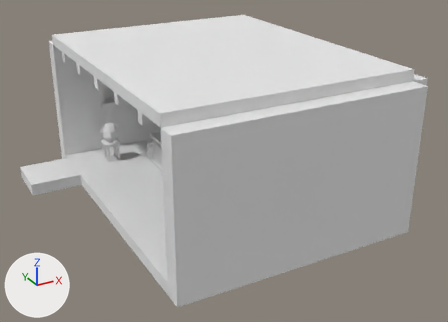
The OBJ model projects/hichaukitoden-game/assets/environments/st_maria_town/alicias_padaria_3d/environment.obj as it was, and as the next commit left it.
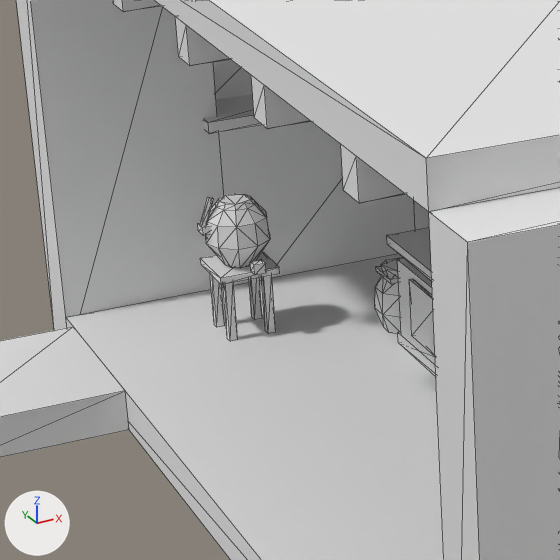
There are two pictures of each version: one whole from a 50 mm lens placed at (-6.65, -11.09, 8.09), pointed at (1.21, 3.21, 0.94), one close up on the part from 11% to 44% of the width and 22% to 68% of the height. Every picture has the same lights, and +X, +Y and +Z are marked at lower left. The first two pictures are the older version. The close-ups show mesh edges as thin lines. Where no turn or scale is listed for an object, it has been applied to the vertices. Vertices at exactly the same position are counted once.

Names of what the first close-up shows: 'environment'.
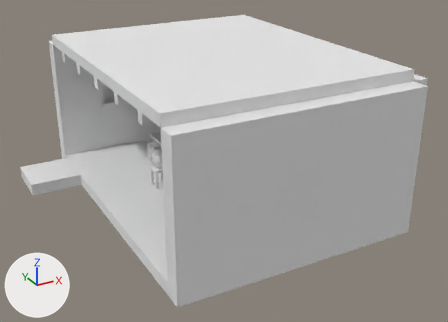
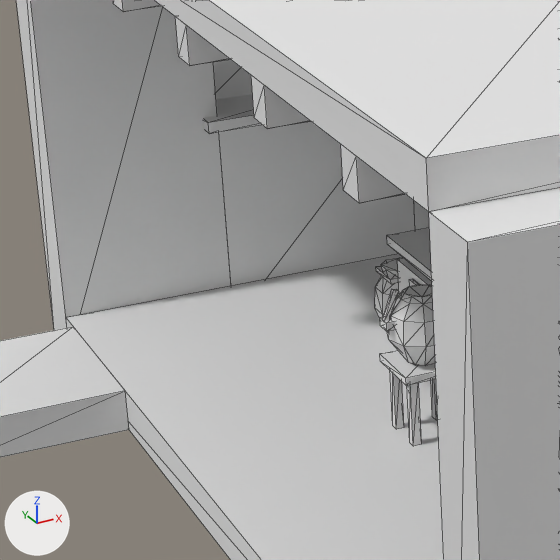
The edits, one by one:
me_environment has 1900 vertices, 3208 faces and spans x -3.64..5.19, y -0.75..8.54, z -0.35..4.0.
me_environment is used by ob_environment; location (0.0, 0.0, 0.0).
me_environment part 1: the loose piece of 8 vertices spanning x -0.71..-0.64, y 7.17..7.24, z 0.0..0.55 is moved by (0.57, -2.61, 0.0).
me_environment part 2: the loose piece of 8 vertices spanning x -0.71..-0.64, y 6.83..6.9, z 0.0..0.55 is moved by (0.57, -2.61, 0.0).
me_environment part 3: the loose piece of 8 vertices spanning x -1.05..-0.99, y 7.17..7.24, z 0.0..0.55 is moved by (0.57, -2.61, 0.0).
me_environment part 4: the loose piece of 8 vertices spanning x -1.05..-0.99, y 6.83..6.9, z 0.0..0.55 is moved by (0.57, -2.61, 0.0).
me_environment part 5: the loose piece of 8 vertices spanning x -1.11..-0.59, y 6.77..7.29, z 0.55..0.61 is moved by (0.57, -2.61, 0.0).
me_environment part 6: the loose piece of 50 vertices spanning x -1.13..-0.57, y 6.77..7.3, z 0.61..1.18 is moved by (0.57, -2.61, 0.0).
me_environment part 7: the loose piece of 8 vertices spanning x -1.17..-1.04, y 6.97..7.1, z 0.93..1.0 is moved by (0.57, -2.61, 0.0).
me_environment part 8: the loose piece of 8 vertices spanning x -1.17..-1.04, y 7.01..7.05, z 0.98..1.24 is moved by (0.57, -2.61, 0.0).
me_environment part 9: the loose piece of 8 vertices spanning x -0.84..-0.74, y 6.68..6.78, z 0.61..0.7 is moved by (0.57, -2.61, 0.0).

Boxes (x1, y1, x2, y2) around the edits, measured in the close-ups (560 x 560 px; the box of a moved part takes in the faces that stretch with it):
part 1 of me_environment, moved or reshaped
    before: (249, 278, 262, 320)
    after: (431, 379, 438, 420)
part 2 of me_environment, moved or reshaped (not visible afterwards)
    before: (261, 275, 276, 334)
part 3 of me_environment, moved or reshaped
    before: (210, 274, 225, 327)
    after: (390, 371, 404, 429)
part 4 of me_environment, moved or reshaped
    before: (223, 283, 238, 341)
    after: (407, 383, 422, 446)
part 5 of me_environment, moved or reshaped
    before: (200, 251, 280, 285)
    after: (380, 350, 436, 386)
part 6 of me_environment, moved or reshaped
    before: (206, 194, 270, 268)
    after: (387, 284, 435, 366)
part 7 of me_environment, moved or reshaped
    before: (198, 223, 211, 236)
    after: (380, 316, 395, 331)
part 8 of me_environment, moved or reshaped
    before: (200, 197, 214, 226)
    after: (383, 289, 398, 321)
part 9 of me_environment, moved or reshaped (not visible afterwards)
    before: (250, 259, 266, 275)
